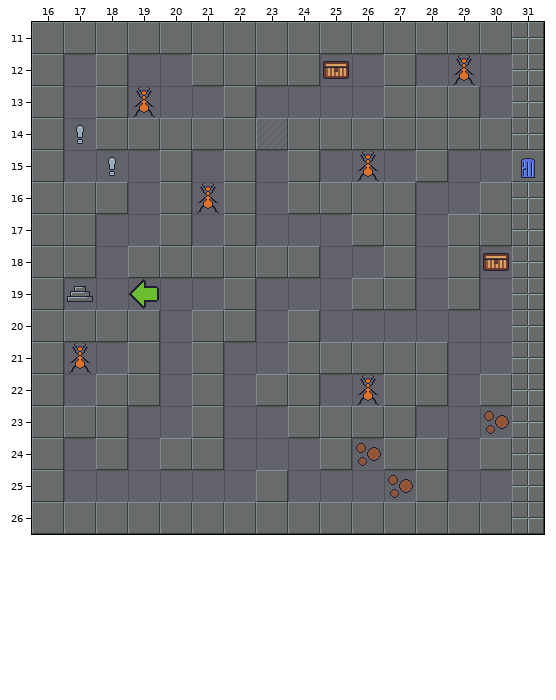
Tiled map, stored at tiled/forest-1.tmx. The picture above was drawn from the file before the commit.
Cells are 32x32 px. Shown: x 16..31, y 11..26.
And afterwards:
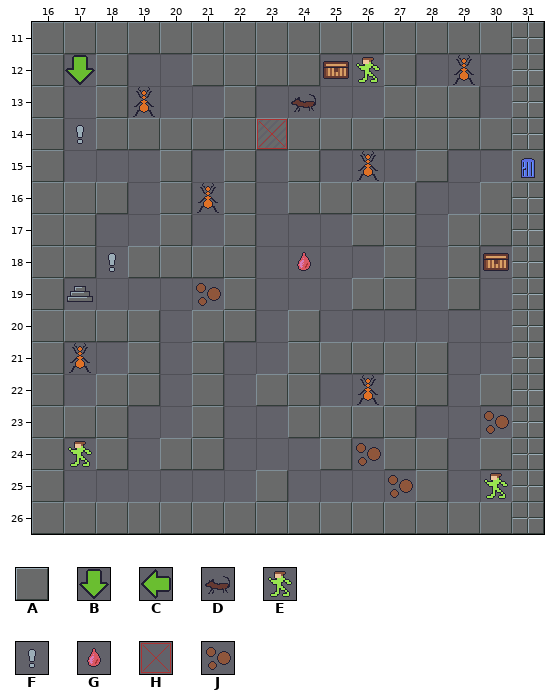
Key: from "MainTiles": A 0 "Wall", B 4 "Player", C 5 "Player", D 10 "Enemy", E 13 "NPC", F 15 "Trigger", G 19 "Well", H 33 "EnemyBlocker", J 35 "StaticProp".
_ is an empty cell, . an unchanged one.
Objects are placed by their top-left corner, in cells (3,4 is the top-left corner of cell 3,4); size is 1x1 cell unless given.
Change:
--- layer "Walls"
@@ x 23..24 @@
-18 AA
+18 __
--- layer "Object Layer 1"
-C "Player" at 19,19
+B "Player" at 17,12
-F "Trigger" at 18,15
+F "Trigger" at 18,18
+E "NPC" at 26,12
+D "Enemy" at 24,13
+H "EnemyBlocker" at 23,14
+G "Well" at 24,18
+J "StaticProp" at 21,19
+E "NPC" at 17,24
+E "NPC" at 30,25
